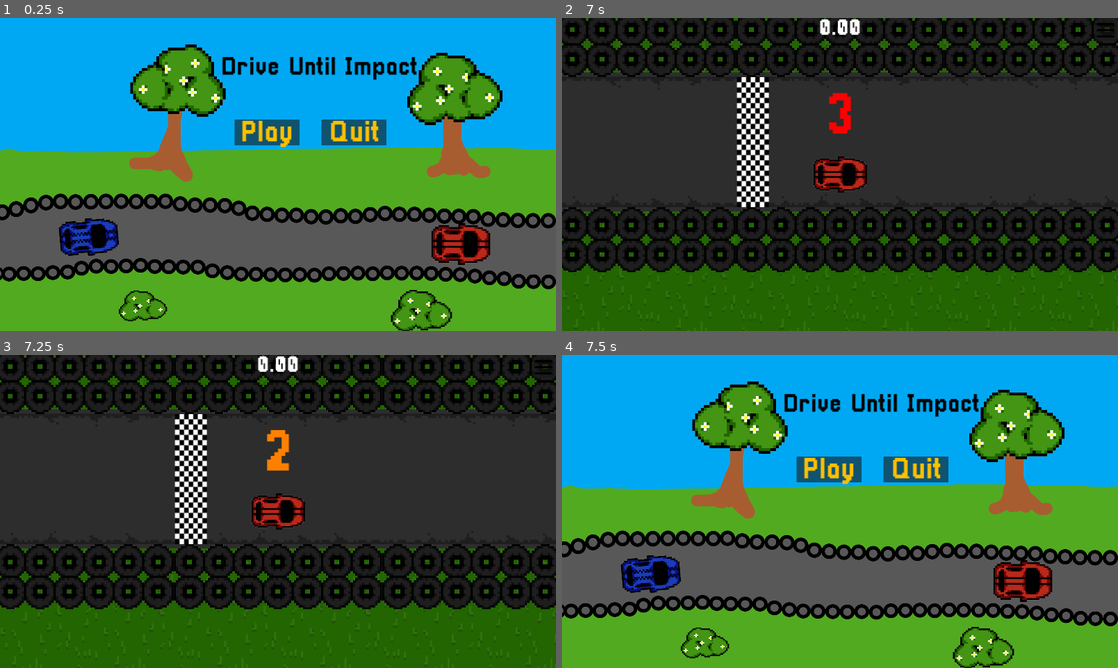
Above: before the commit, frames 1-4 (two rows, left to right).
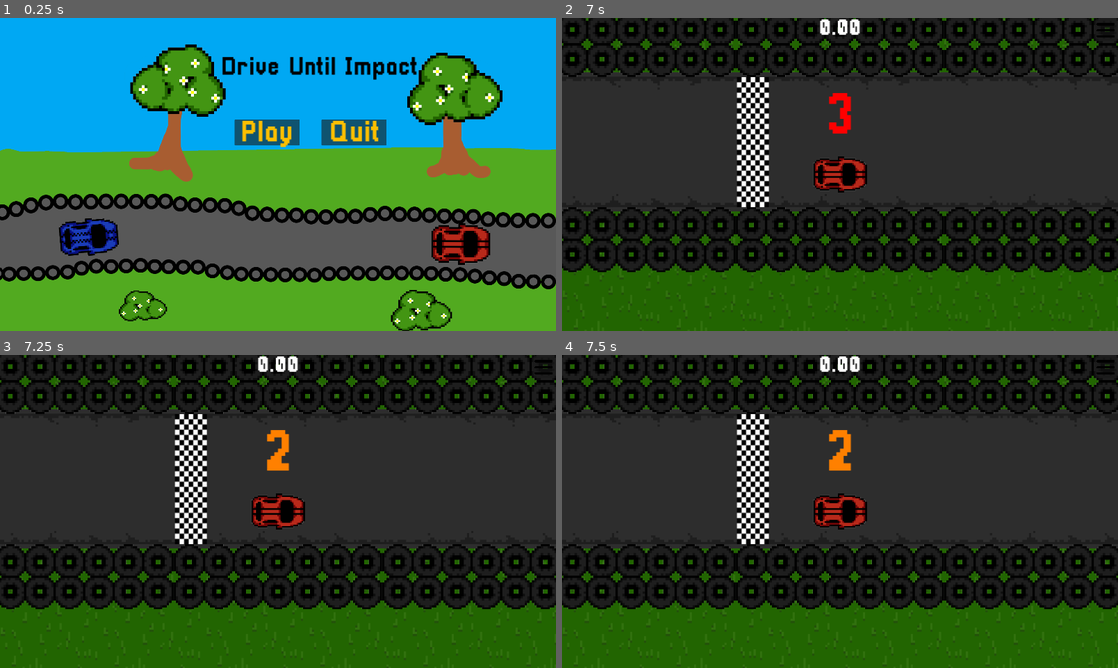
Above: after the commit, the same moments.

Repository: PixelWolf8976/BAISD-AT-at-game
Game: Godot game, scene res://Scenes/main_menu.tscn
Same seed, same stepped clock (60 frames per second), same inputs: the game is played once before the commit and once after it.
Inputs (mouse positions are in pixels of both pictures, inside the frame that each line leads up to):
- Up to frame 1 (0.25 s): no input
- Up to frame 2 (7 s): click "Play" at 0.5 s; click (1106, 30) at 1.27 s; click "Resume" at 2 s; click (845, 130) at 2.75 s; click (1106, 30) at 3.52 s; click "Resume" at 4.25 s; click "Level 1" at 5 s; click (1106, 30) at 5.75 s; click "Resume" at 6.5 s
- Up to frame 3 (7.25 s): no input
- Up to frame 4 (7.5 s): tap Enter at 7.25 s; hold D (turn_right_1) from 7.28 s (still down); hold Left (turn_left_2) from 7.28 s (still down)

Frames 1-3 are identical in both runs. In frame 4, 97% of the frame differs, in the area x 0-100%, y 0-100%.

Commit message:
Fixed speed of player

Diff:
--- a/Resources/ConstantUI.gd
+++ b/Resources/ConstantUI.gd
@@ -1,19 +1,24 @@
 extends CanvasLayer
+
+var menuOpen := false
 
 func _ready():
 	$TextureRect.modulate = Color(1, 1, 1, 0.5)
 
 func _process(delta):
 	if Input.is_action_just_pressed("turn_left_1") || Input.is_action_just_pressed("turn_left_2"):
-		_on_resume_pressed()
+		if menuOpen:
+			_on_resume_pressed()
 
 	if Input.is_action_just_pressed("turn_right_1") || Input.is_action_just_pressed("turn_right_2"):
-		_on_exit_pressed()
+		if menuOpen:
+			_on_exit_pressed()
 
 func _on_button_pressed() -> void:
 	openMenu()
 
 func openMenu():
+	menuOpen = true
 	$TextureRect.visible = true
 	$Resume.visible = true
 	$Exit.visible = true
@@ -22,6 +27,7 @@
 	get_parent().get_tree().paused = true
 
 func closeMenu():
+	menuOpen = false
 	$TextureRect.visible = false
 	$Resume.visible = false
 	$Exit.visible = false
--- a/Resources/Global.gd
+++ b/Resources/Global.gd
@@ -2,6 +2,7 @@
 
 var level := -1
 var playerCount := 0
+var speedMultiplier := 1.5
 
 func setLevel(lev):
 	level = lev
--- a/Resources/Player1.gd
+++ b/Resources/Player1.gd
@@ -1,10 +1,10 @@
 extends CharacterBody2D
 
-@export var defaultMaxSpeed = 5000.0
-@export var corneringMaxSpeed = 950.0
-@export var acceleration = 400.0
+@export var defaultMaxSpeed = 1250.0 * Global.speedMultiplier
+@export var corneringMaxSpeed = 1000.0 * Global.speedMultiplier
+@export var acceleration = 400.0 * Global.speedMultiplier
 
-@export var rotationSpeed = 2.0
+var rotationSpeed = 2.5
 
 var currentMaxSpeed = defaultMaxSpeed
 var currentTopSpeed = currentMaxSpeed
--- a/Resources/Player2.gd
+++ b/Resources/Player2.gd
@@ -1,10 +1,10 @@
 extends CharacterBody2D
 
-@export var defaultMaxSpeed = 5000.0
-@export var corneringMaxSpeed = 950.0
-@export var acceleration = 400.0
+@export var defaultMaxSpeed = 1250.0 * Global.speedMultiplier
+@export var corneringMaxSpeed = 1000.0 * Global.speedMultiplier
+@export var acceleration = 400.0 * Global.speedMultiplier
 
-@export var rotationSpeed = 2.0
+var rotationSpeed = 2.5
 
 var currentMaxSpeed = defaultMaxSpeed
 var currentTopSpeed = currentMaxSpeed
--- a/Scenes/splitscreen test.tscn
+++ b/Scenes/splitscreen test.tscn
@@ -42,7 +42,7 @@
 
 [node name="SubViewport1" type="SubViewport" parent="HBoxContainer/Viewport1"]
 handle_input_locally = false
-size = Vector2i(2, 2)
+size = Vector2i(958, 1080)
 render_target_update_mode = 4
 
 [node name="Camera2D" type="Camera2D" parent="HBoxContainer/Viewport1/SubViewport1"]
@@ -65,7 +65,7 @@
 
 [node name="SubViewport2" type="SubViewport" parent="HBoxContainer/Viewport2"]
 handle_input_locally = false
-size = Vector2i(2, 2)
+size = Vector2i(958, 1080)
 render_target_update_mode = 4
 
 [node name="Camera2D" type="Camera2D" parent="HBoxContainer/Viewport2/SubViewport2"]
--- a/Scenes/stopwatch_ui.tscn
+++ b/Scenes/stopwatch_ui.tscn
@@ -51,7 +51,7 @@
 text = "
 
 
-(Press any key to go back to menu)"
+(Press any button to go back to menu)"
 label_settings = SubResource("LabelSettings_muynj")
 horizontal_alignment = 1
 vertical_alignment = 1
--- a/project.godot
+++ b/project.godot
@@ -13,6 +13,7 @@
 config/name="Racing game"
 run/main_scene="res://Scenes/main_menu.tscn"
 config/features=PackedStringArray("4.3", "Mobile")
+boot_splash/show_image=false
 config/icon="res://Resources/icon.svg"
 
 [autoload]
@@ -36,21 +37,25 @@
 turn_left_1={
 "deadzone": 0.5,
 "events": [Object(InputEventKey,"resource_local_to_scene":false,"resource_name":"","device":-1,"window_id":0,"alt_press …(191 unchanged characters)…
+, Object(InputEventKey,"resource_local_to_scene":false,"resource_name":"","device":-1,"window_id":0,"alt_pressed":false,"shift_pressed":false,"ctrl_pressed":false,"meta_pressed":false,"pressed":false,"keycode":0,"physical_keycode":32,"key_label":0,"unicode":32,"location":0,"echo":false,"script":null)
 ]
 }
 turn_right_1={
 "deadzone": 0.5,
 "events": [Object(InputEventKey,"resource_local_to_scene":false,"resource_name":"","device":-1,"window_id":0,"alt_press …(192 unchanged characters)…
+, Object(InputEventKey,"resource_local_to_scene":false,"resource_name":"","device":-1,"window_id":0,"alt_pressed":false,"shift_pressed":false,"ctrl_pressed":false,"meta_pressed":false,"pressed":false,"keycode":0,"physical_keycode":4194309,"key_label":0,"unicode":0,"location":0,"echo":false,"script":null)
 ]
 }
 turn_left_2={
 "deadzone": 0.5,
 "events": [Object(InputEventKey,"resource_local_to_scene":false,"resource_name":"","device":-1,"window_id":0,"alt_press …(195 unchanged characters)…
+, Object(InputEventKey,"resource_local_to_scene":false,"resource_name":"","device":-1,"window_id":0,"alt_pressed":false,"shift_pressed":false,"ctrl_pressed":false,"meta_pressed":false,"pressed":false,"keycode":0,"physical_keycode":49,"key_label":0,"unicode":49,"location":0,"echo":false,"script":null)
 ]
 }
 turn_right_2={
 "deadzone": 0.5,
 "events": [Object(InputEventKey,"resource_local_to_scene":false,"resource_name":"","device":-1,"window_id":0,"alt_press …(195 unchanged characters)…
+, Object(InputEventKey,"resource_local_to_scene":false,"resource_name":"","device":-1,"window_id":0,"alt_pressed":false,"shift_pressed":false,"ctrl_pressed":false,"meta_pressed":false,"pressed":false,"keycode":0,"physical_keycode":51,"key_label":0,"unicode":51,"location":0,"echo":false,"script":null)
 ]
 }
 
Not shown, added: export_presets.cfg
